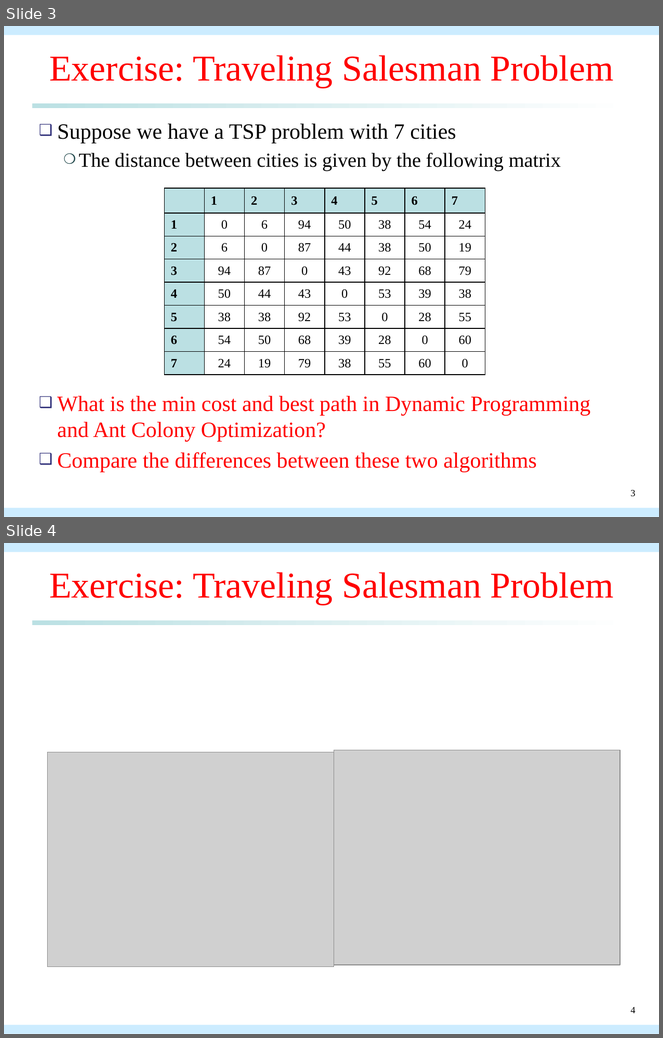
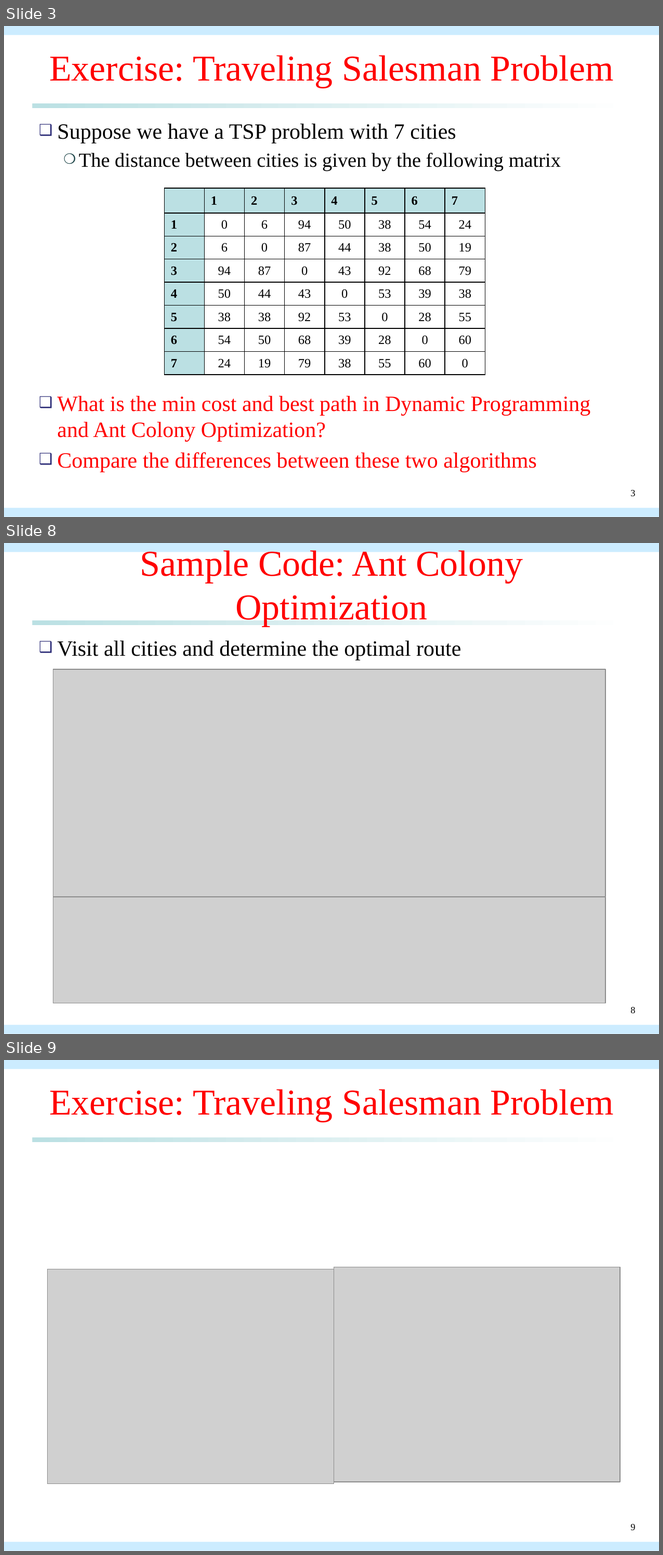
Before and after one commit to qwe8496516/AI_course, a slide deck: AI_presentation/aco_presentation_solution.pptx. Shown one above the other, each under a label of ours: slides 3 and 4 before the commit, slides 3, 8 and 9 after it; the slides between them are not shown. The pictures are 663x1038 and 663x1555 pixels, drawn with LibreOffice and Linux fonts; fonts in the diff are those of the drawing; grey boxes stand for pictures. Boxes give left, top, right and bottom in pixels: in the first picture for what was removed or moved away, otherwise in the second. Text is boxed around its words. In the diff, an @@ line names an element or a change of style, - is before the commit and + after.

```diff
--- a/AI_presentation/aco_presentation_solution.pptx
+++ b/AI_presentation/aco_presentation_solution.pptx
@@ slide 8 added at [4, 543, 659, 1034], background #FFFFFF; not listed: 3 template elements that a slide beside it also shows @@
@@ title added at [140, 548, 523, 627], 40 pt, text #FF0000 @@
+Sample Code: Ant Colony Optimization
@@ text added at [57, 641, 461, 661], 24 pt, text #000000 @@
+❑ Visit all cities and determine the optimal route
@@ picture added at [53, 669, 606, 897] @@
@@ picture added at [53, 898, 606, 1004] @@
@@ page number added at [631, 1007, 635, 1014], 10.5 pt, text #000000 @@
+8
@@ what was slide 4 is now slide 9 @@
@@ page number at [631, 1524, 635, 1531]: text changed @@
-4
+9
```
Also in this commit, not shown: 1 slide changed, 4 other slides added, 2 other files.
